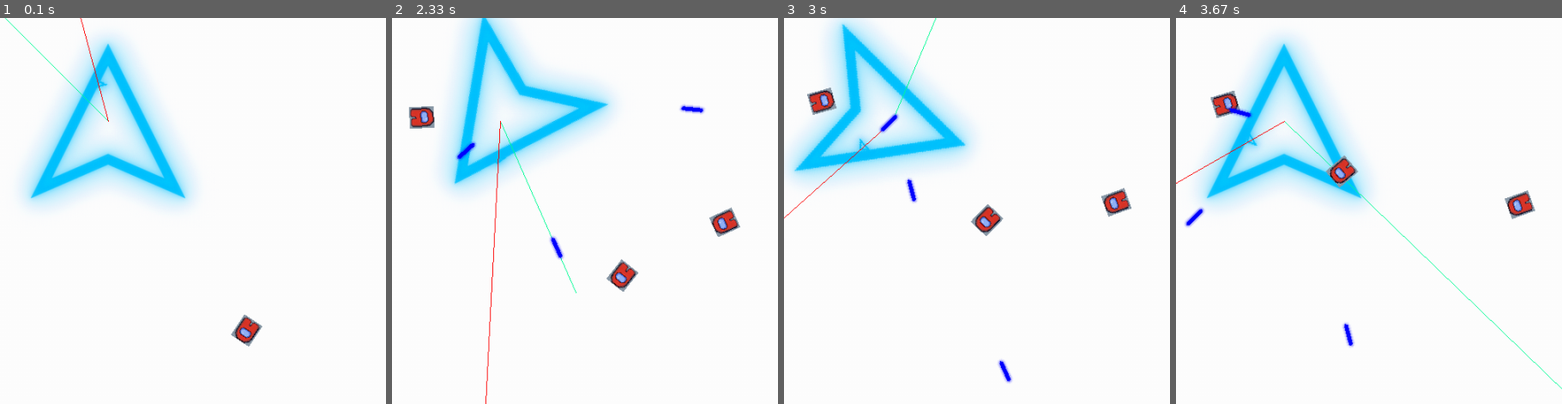
Above: before the commit, frames 1-4 (left to right).
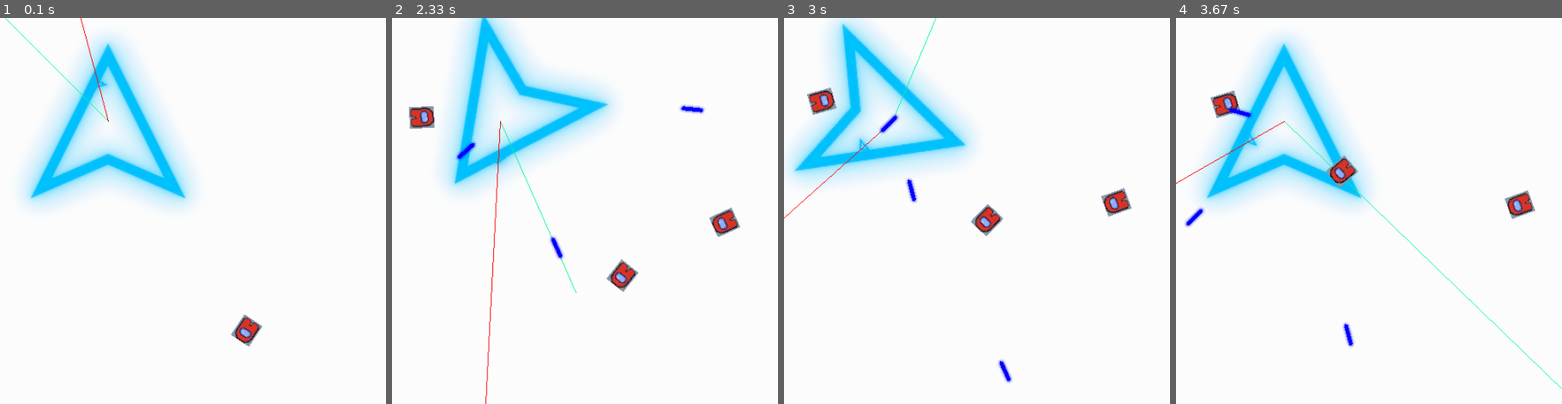
Above: after the commit, the same moments.

Repository: Redfrog80/Capsher-Game-Jam-Spring-2023
Game: pygame game, started from test/WorldTest.py
Two runs of this game, one before a commit and one after it. Both use one fixed random seed, a clock stepped at 60 frames per second and the inputs below.
Inputs (mouse positions are % of the whole screen's width and height, from its top left):
- Up to frame 1 (0.1 s): no input
- Up to frame 2 (2.33 s): click (50, 50) at 0.38 s; hold Right 0.67-1.13 s; click (82, 47) at 0.75 s; hold Up 1.17-1.47 s; click (50, 57) at 1.25 s; hold Right 1.5-1.97 s; click (26, 51) at 1.58 s; hold Left from 2 s (still down); click (60, 72) at 2.08 s
- Up to frame 3 (3 s): release Left at 2.53 s; hold Down 2.57-2.87 s; click (19, 73) at 2.65 s; hold Left from 2.9 s (still down); click (65, 15) at 2.98 s
- Up to frame 4 (3.67 s): release Left at 3.3 s; hold Up from 3.33 s (still down); click (87, 85) at 3.42 s
The pictures show only the part of the screen within x 36-86%, y 37-87%; the shares and areas given below are measured in that part.

Frames 1-2 are identical in both runs. In frame 3, less than 0.1% of the frame differs, in the area x 24-30%, y 24-30%; in frame 4, nothing differs.

Commit message:
end my suffering

Diff:
--- a/lib/objects/ProjectTile.py
+++ b/lib/objects/ProjectTile.py
@@ -10,9 +10,8 @@
         since we're using rectangle collider, all bullet will be small square to prevent bug when bullet travel at an
         angle
         """
-        super().__init__(name=name, pos=(0, 0), size=size, img=img)
-        self.matchTextureToBoundary()  # small bullet
-        print(self.boundary.size)
+        super().__init__(name=name, pos=(-100000,100000), size=size, img=img)
+
         self.dmg = dmg
 
     def traj(self, pos: tuple, gun_velocity: tuple, speed: float, rot: float, speed_amp: float):
@@ -24,6 +23,7 @@
         """
         self.rot = rot
         self.pos = pos
+        self.matchTextureToBoundary()  # small bullet
         self.vel = addTuple(gun_velocity,(-speed*math.sin(math.radians(self.rot))*speed_amp, -speed*math.cos(math.radians(self.rot))*speed_amp))
 
     def update(self, dt: float, **kwargs):
